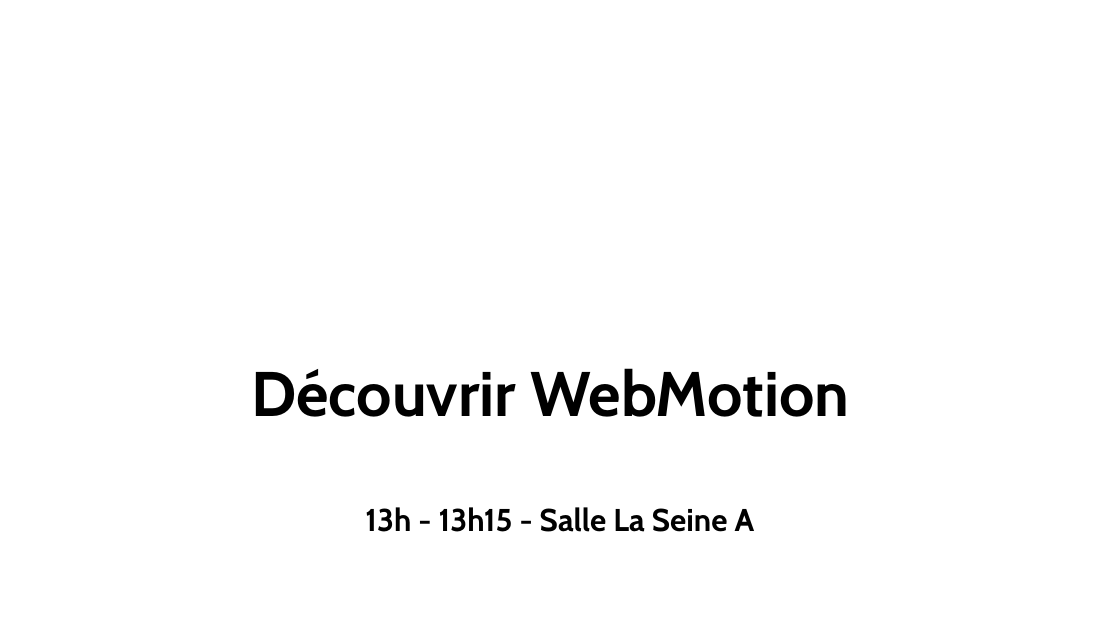
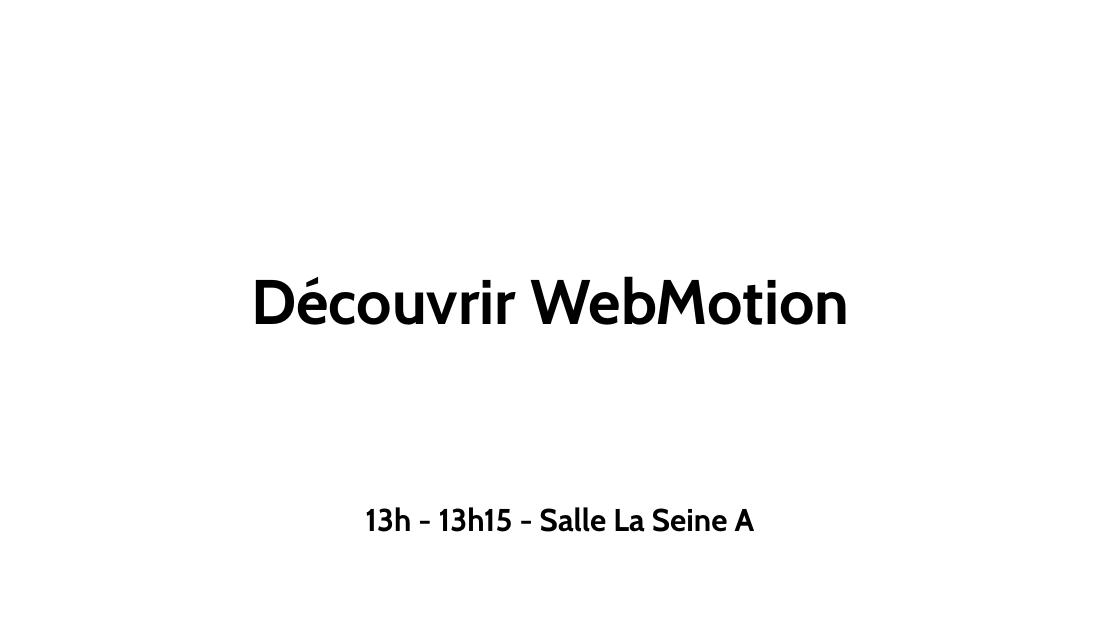
Before and after one commit to webmotion-framework/webmotion, a slide deck: slide 1 of webmotion-website/src/main/webapp/presentation_devoxx.odp. Drawn at 1120x630 pixels with LibreOffice and Linux fonts; fonts in the diff are those of the drawing; background and template pictures are left out. Boxes give left, top, right and bottom in pixels: in the first picture for what was removed or moved away, otherwise in the second. Text is boxed around its words. In the diff, an @@ line names an element or a change of style, - is before the commit and + after.

```diff
--- a/webmotion-website/src/main/webapp/presentation_devoxx.odp
+++ b/webmotion-website/src/main/webapp/presentation_devoxx.odp
@@ text "Découvrir WebMotion" moved from (x1=251, y1=368, x2=849, y2=417) to (x1=251, y1=276, x2=849, y2=325) @@
```
Also in this commit, not shown: 2 other slides changed, 1 slide added, 1 slide removed.
